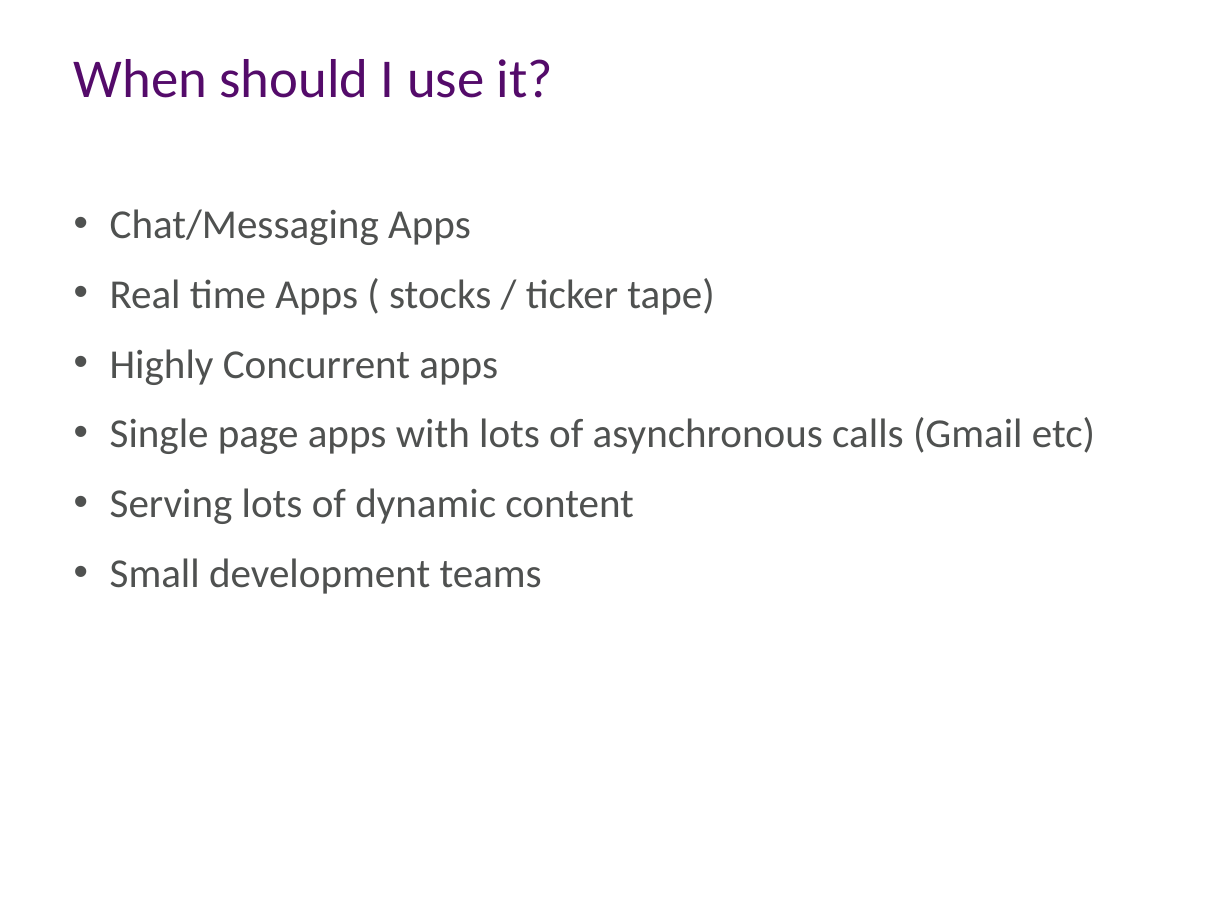
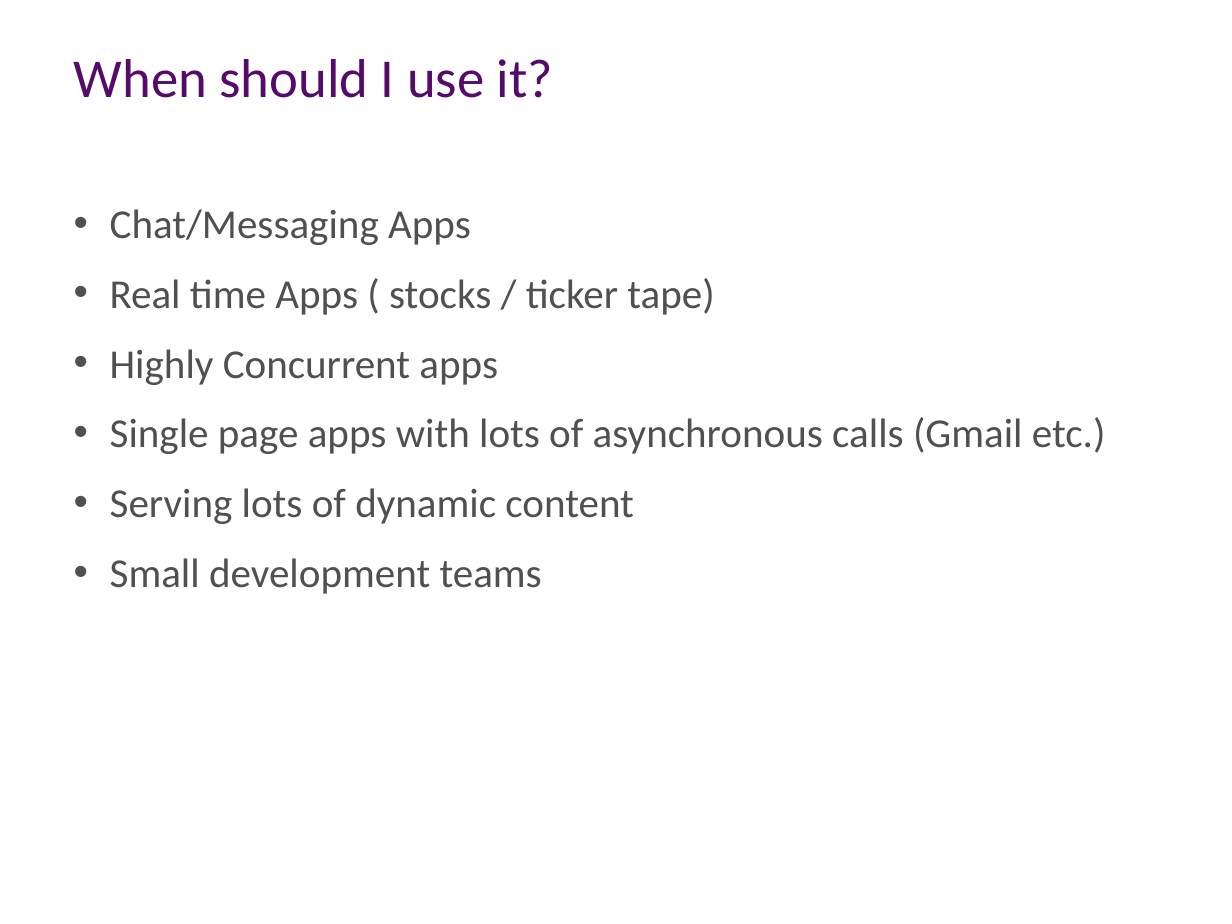
Before and after one commit to aidancasey/AzureNodeChatClient, a slide deck: slide 17 of presentation/Building Node.js Applications on Windows Azure.pptx. Drawn at 1232x924 pixels with LibreOffice and Linux fonts; fonts in the diff are those of the drawing; background and template pictures are left out. Boxes give left, top, right and bottom in pixels: in the first picture for what was removed or moved away, otherwise in the second. Text is boxed around its words. In the diff, an @@ line names an element or a change of style, - is before the commit and + after.

```diff
--- a/presentation/Building Node.js Applications on Windows Azure.pptx
+++ b/presentation/Building Node.js Applications on Windows Azure.pptx
@@ text at box(110, 417, 1106, 454): text changed @@
-• Single page apps with lots of asynchronous calls (Gmail etc)
+• Single page apps with lots of asynchronous calls (Gmail etc.)
```
Also in this commit, not shown: 7 other slides changed, 1 other file.
